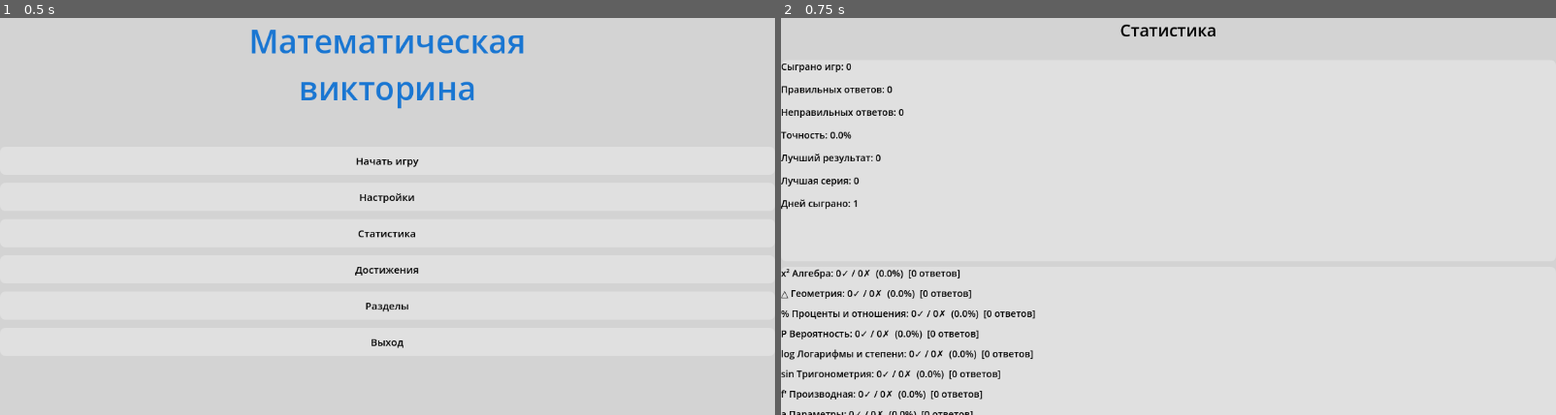
Above: before the commit, frames 1-2 (left to right).
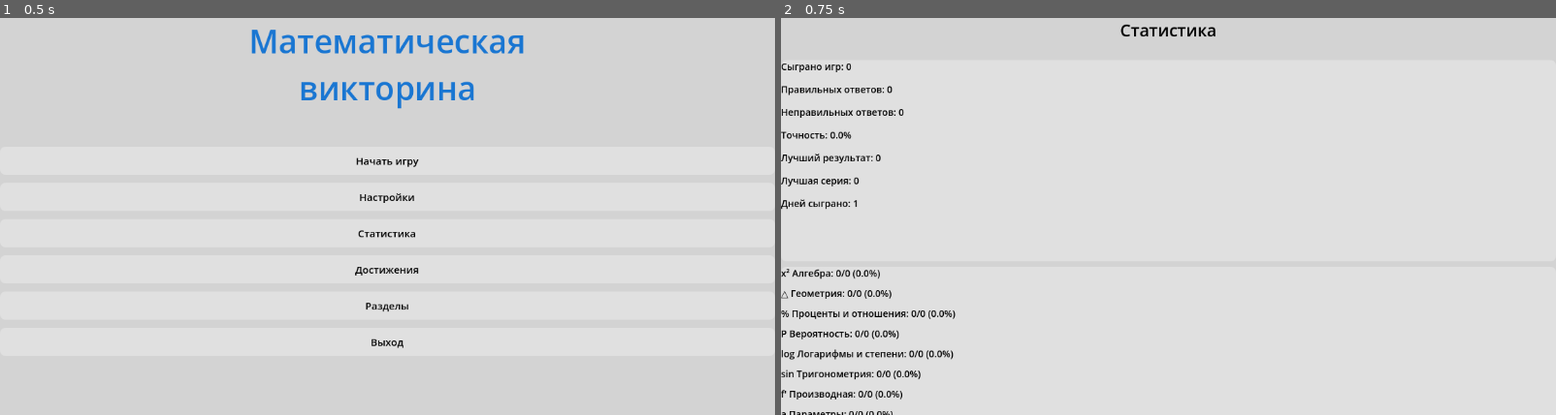
Above: after the commit, the same moments.

Repository: dukeBehemoth/thesisMathGame
Game: Godot game, scene res://Scenes/main_menu.tscn
The game is run twice, just before and just after one commit, with the same random seed, the same clock (stepped at 60 frames per second) and the same inputs.
Inputs:
- Up to frame 1 (0.5 s): no input
- Up to frame 2 (0.75 s): click "Статистика" at 0.5 s

Frame 1 is identical in both runs. In frame 2, 1.3% of the frame differs, in the area x 7-33%, y 63-100%.

Commit message:
fix: shorten section stats format to correct/total (accuracy%)

Diff:
--- a/Scripts/UI/stats.gd
+++ b/Scripts/UI/stats.gd
@@ -101,7 +101,7 @@
 		var s = StatsManager.get_section_stats(sec.id)
 		var total = s.correct + s.wrong
 		var acc = StatsManager.get_section_accuracy(sec.id)
-		section_stat_labels[idx].text = sec.icon + " " + sec.name + ": " + str(s.correct) + "✓ / " + str(s.wrong) + "✗  (" + str(snapped(acc, 0.1)) + "%)  [" + str(total) + " ответов]"
+		section_stat_labels[idx].text = sec.icon + " " + sec.name + ": " + str(s.correct) + "/" + str(total) + " (" + str(snapped(acc, 0.1)) + "%)"
 		idx += 1
 
 func _fit_ui():
